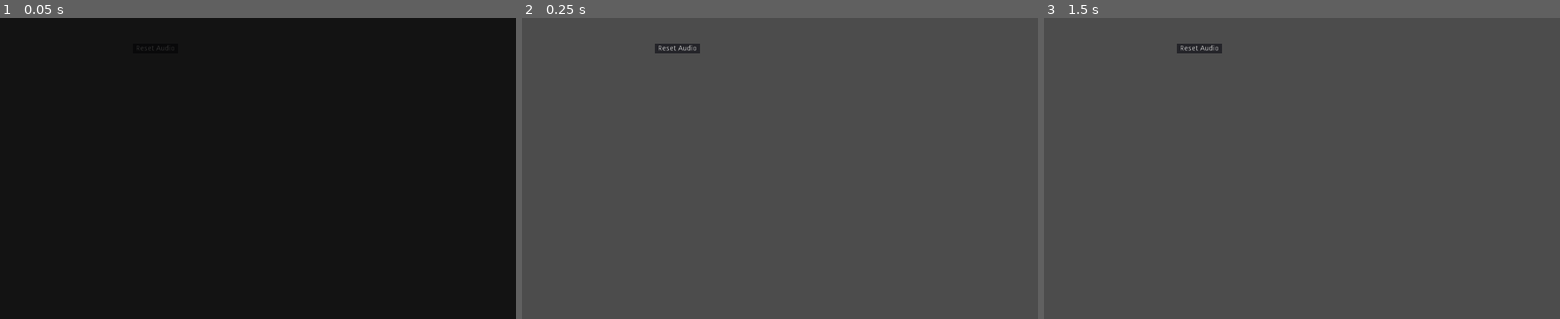
Above: before the commit, frames 1-3 (left to right).
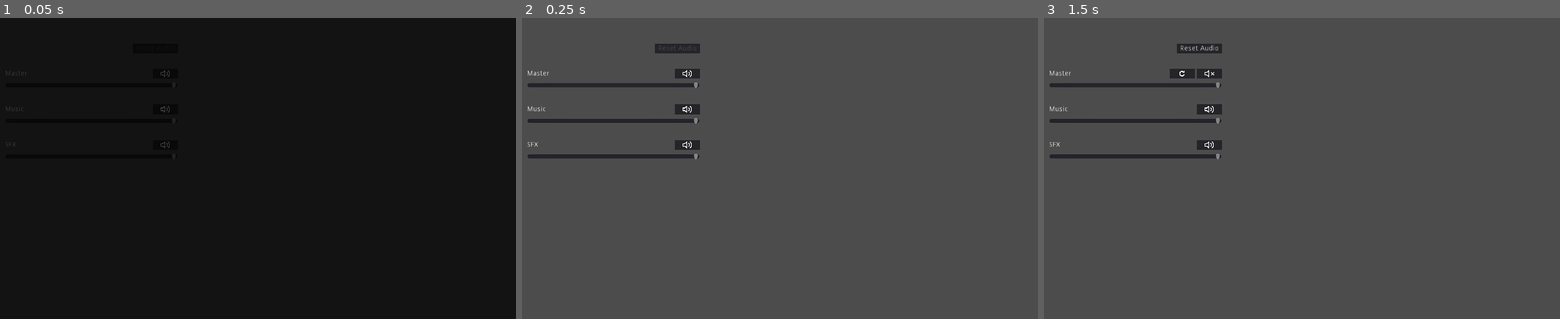
Above: after the commit, the same moments.

Repository: SuddenlyNothing/BaseGodotProject
Game: Godot game, scene res://options/SettingsPanels.tscn
The game is run twice, just before and just after one commit, with the same random seed, the same clock (stepped at 60 frames per second) and the same inputs. This scene is started directly instead of the project's main scene. Sound files missing from this copy of the repository are replaced by a short silence.
Inputs (mouse positions are in pixels of both pictures, inside the frame that each line leads up to):
- Up to frame 1 (0.05 s): no input
- Up to frame 2 (0.25 s): no input
- Up to frame 3 (1.5 s): click (1198, 48) at 0.5 s, where only the run before the commit has a clickable "Reset Audio"; click (1209, 72) at 1.27 s

The runs differ from the first frame. In frame 1, less than 0.1% of the frame differs, in the area x 1-33%, y 9-44%; in frame 2, 1.9%; in frame 3, 2.0%, in the area x 1-35%, y 16-48%.
Error before the commit: Invalid get index 'settings' (on base: 'Resource (SaveData.gd)'). (res://options/volume_settings/VolumeSettings.gd:15)
Error after the commit: Invalid get index 'settings' (on base: 'Resource (SaveData.gd)'). (res://options/input_remap/InputRemap.gd:52)

Commit message:
Fix volume settings save method

Diff:
--- a/BaseProject2/auto_loads/SaveData.gd
+++ b/BaseProject2/auto_loads/SaveData.gd
@@ -8,3 +8,6 @@
 export(float) var screen_brightness: float
 export(float) var screen_contrast: float
 export(float) var screen_saturation: float
+
+# Audio settings
+export(Dictionary) var audio_buses: Dictionary
--- a/BaseProject2/options/volume_settings/VolumeModule.gd
+++ b/BaseProject2/options/volume_settings/VolumeModule.gd
@@ -28,7 +28,7 @@
 
 # Updates save data as well as bus volume
 func _on_VolumeSlider_value_changed(value: float) -> void:
-	Save.data.settings.audio_buses[audio_bus_name]["volume"] = value
+	Save.data.audio_buses[audio_bus_name]["volume"] = value
 	AudioServer.set_bus_volume_db(bus, linear2db(value))
 	set_reset_show()
 
@@ -36,21 +36,21 @@
 # Loads data from Save singleton
 # If no data, loads default data from AudioServer
 func load_data() -> void:
-	if not audio_bus_name in Save.data.settings.audio_buses:
+	if not audio_bus_name in Save.data.audio_buses:
 		var bus_volume = db2linear(AudioServer.get_bus_volume_db(bus))
 		var is_bus_mute = AudioServer.is_bus_mute(bus)
-		Save.data.settings.audio_buses[audio_bus_name] = {
+		Save.data.audio_buses[audio_bus_name] = {
 			"default_volume": bus_volume,
 			"default_muted": is_bus_mute,
 			"volume": bus_volume,
 			"muted": is_bus_mute,
 		}
-	var volume = Save.data.settings.audio_buses[audio_bus_name]["volume"]
+	var volume = Save.data.audio_buses[audio_bus_name]["volume"]
 	volume_slider.value = volume
 	AudioServer.set_bus_volume_db(bus, linear2db(volume))
-	var muted = Save.data.settings.audio_buses[audio_bus_name]["muted"]
-	default_mute = Save.data.settings.audio_buses[audio_bus_name]["default_muted"]
-	default_volume = Save.data.settings.audio_buses[audio_bus_name]["default_volume"]
+	var muted = Save.data.audio_buses[audio_bus_name]["muted"]
+	default_mute = Save.data.audio_buses[audio_bus_name]["default_muted"]
+	default_volume = Save.data.audio_buses[audio_bus_name]["default_volume"]
 	mute.pressed = muted
 	_on_Mute_toggled(muted)
 	AudioServer.set_bus_mute(bus, muted)
@@ -65,14 +65,16 @@
 	else:
 		mute_icon.texture = preload("res://assets/ui/speaker.png")
 	set_reset_show()
-	Save.data.settings.audio_buses[audio_bus_name]["muted"] = button_pressed
+	Save.data.audio_buses[audio_bus_name]["muted"] = button_pressed
 	AudioServer.set_bus_mute(bus, button_pressed)
 
 
 # Resets volume to default values
 func reset() -> void:
-	volume_slider.value = Save.data.settings.audio_buses[audio_bus_name]["default_volume"]
-	mute.pressed = Save.data.settings.audio_buses[audio_bus_name]["default_muted"]
+	volume_slider.value = Save.data.audio_buses[audio_bus_name]\
+			["default_volume"]
+	mute.pressed = Save.data.audio_buses[audio_bus_name]\
+			["default_muted"]
 	set_reset_show()
 
 
--- a/BaseProject2/options/volume_settings/VolumeSettings.gd
+++ b/BaseProject2/options/volume_settings/VolumeSettings.gd
@@ -12,11 +12,11 @@
 # Called from Save singleton and loads the audio buses from save data or from
 # AUDIO_BUSES or directly from AudioServer.
 func load_data() -> void:
-	if "audio_buses" in Save.data.settings:
-		for audio_bus in Save.data.settings.audio_buses:
+	if Save.data.loaded:
+		for audio_bus in Save.data.audio_buses:
 			load_module(audio_bus)
 	else:
-		Save.data.settings["audio_buses"] = {}
+		Save.data.audio_buses = {}
 		if AUDIO_BUSES.empty():
 			for i in AudioServer.bus_count:
 				load_module(AudioServer.get_bus_name(i))
